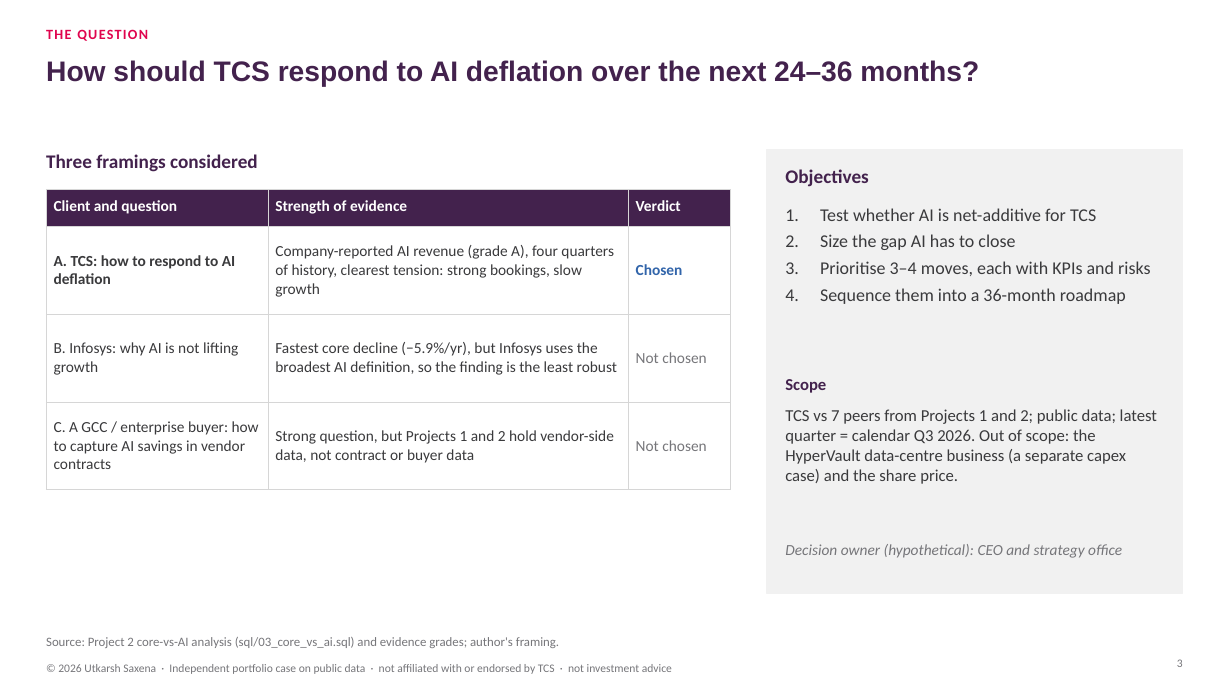
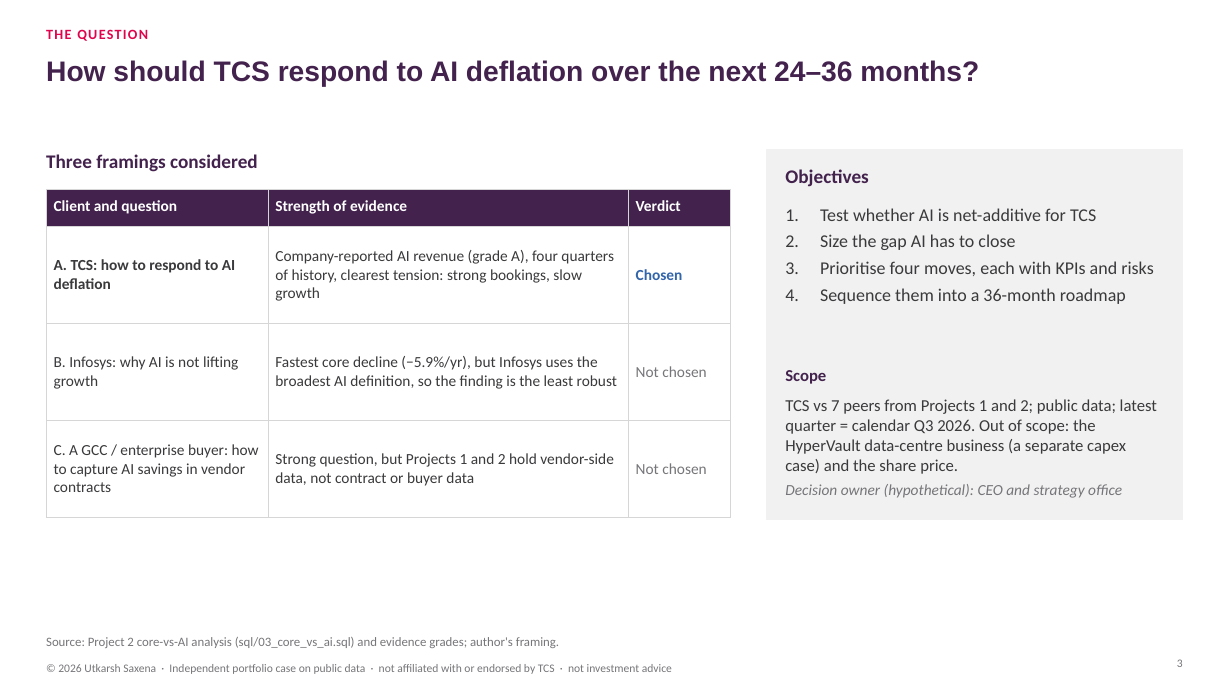
Before and after one commit to lokpriye96/ai-consulting-report-genai-services, a slide deck: slide 3 of outputs/TCS_AI_Deflation_Strategy.pptx. Drawn at 1232x693 pixels with LibreOffice and Linux fonts; fonts in the diff are those of the drawing. Boxes give left, top, right and bottom in pixels: in the first picture for what was removed or moved away, otherwise in the second. Text is boxed around its words. In the diff, an @@ line names an element or a change of style, - is before the commit and + after.

```diff
--- a/outputs/TCS_AI_Deflation_Strategy.pptx
+++ b/outputs/TCS_AI_Deflation_Strategy.pptx
@@ rectangle: place and size @@
-rectangle at bbox=[767, 150, 1183, 593]
+rectangle at bbox=[767, 150, 1183, 519]
@@ table: place and size @@
-table at bbox=[46, 189, 730, 473]
+table at bbox=[46, 189, 730, 496]
@@ text at bbox=[820, 261, 1153, 276]: text changed @@
-3. Prioritise 3–4 moves, each with KPIs and risks
+3. Prioritise four moves, each with KPIs and risks
@@ text "Scope": place and size @@
-text "Scope" at bbox=[785, 379, 826, 393]
+text "Scope" at bbox=[785, 370, 826, 384]
@@ text "TCS vs 7 peers from ...": place and size @@
-text "TCS vs 7 peers from ..." at bbox=[785, 409, 1157, 484]
+text "TCS vs 7 peers from ..." at bbox=[785, 399, 1157, 474]
@@ text "Decision owner (hypothetical): CEO and ...": place and size @@
-text "Decision owner (hypothetical): CEO and ..." at bbox=[785, 544, 1122, 558]
+text "Decision owner (hypothetical): CEO and ..." at bbox=[785, 484, 1122, 498]
```
Also in this commit, not shown: 10 other slides changed, 16 other files.
